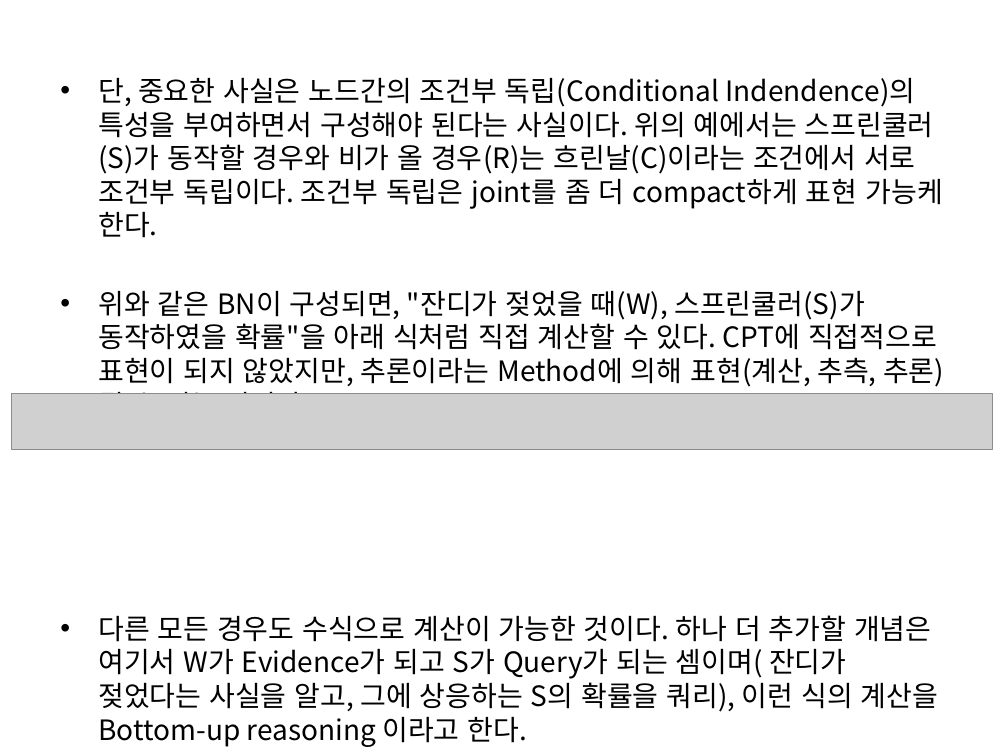
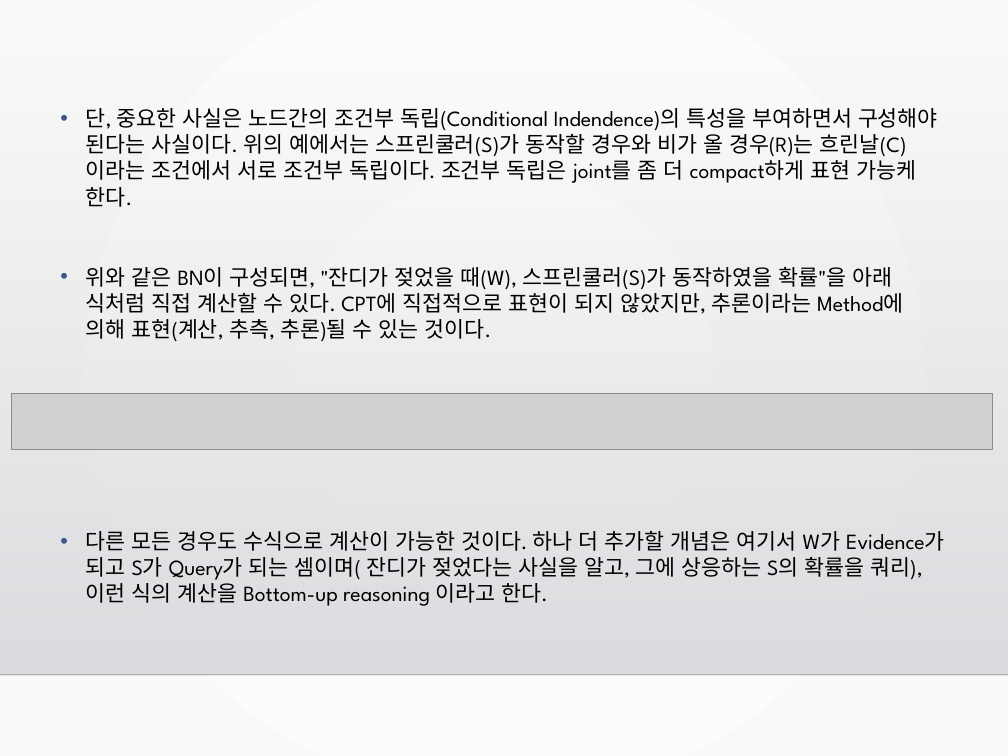
Before and after one commit to LEECHHE/capstone, a slide deck: slide 8 of papers/Bayesian.Network.pptx (slide 9 before the commit). Drawn at 1008x756 pixels with LibreOffice and Linux fonts; fonts in the diff are those of the drawing; grey boxes stand for pictures; background and template pictures are left out. Boxes give left, top, right and bottom in pixels: in the first picture for what was removed or moved away, otherwise in the second. Text is boxed around its words. In the diff, an @@ line names an element or a change of style, - is before the commit and + after.

```diff
--- a/papers/Bayesian.Network.pptx
+++ b/papers/Bayesian.Network.pptx
@@ background #FFFFFF to gradient #FFFFFF to #FAFAFA @@
@@ rectangle added at (0,51,1008,674), fill gradient #DCDCE0 to #DEDEE2 @@
@@ text "단, 중요한 사실은 노드간의 조건부 ...": place and size @@
-text "단, 중요한 사실은 노드간의 조건부 ..." at (98,77,944,747)
+text "단, 중요한 사실은 노드간의 조건부 ..." at (86,108,945,606)
@@ text "단, 중요한 사실은 노드간의 조건부 ..." at (86,108,945,606): size 20 to 15.5 pt, font Noto Sans CJK KR to League Spartan; indent changed; more space between paragraphs @@
@@ line added from (0, 674) to (1008, 674), #000001 1 pt @@
```
Also in this commit, not shown: 16 other slides changed, 4 slides added, 1 slide removed, 3 other files.
